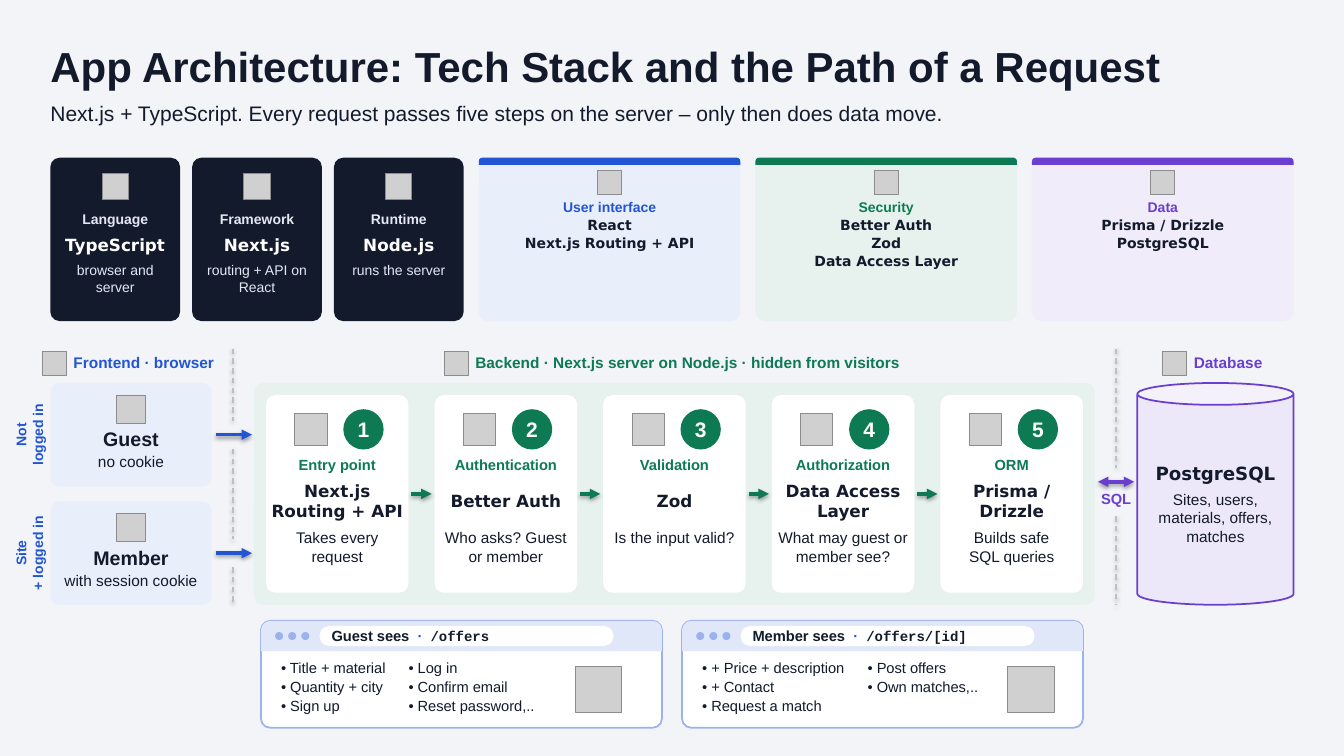
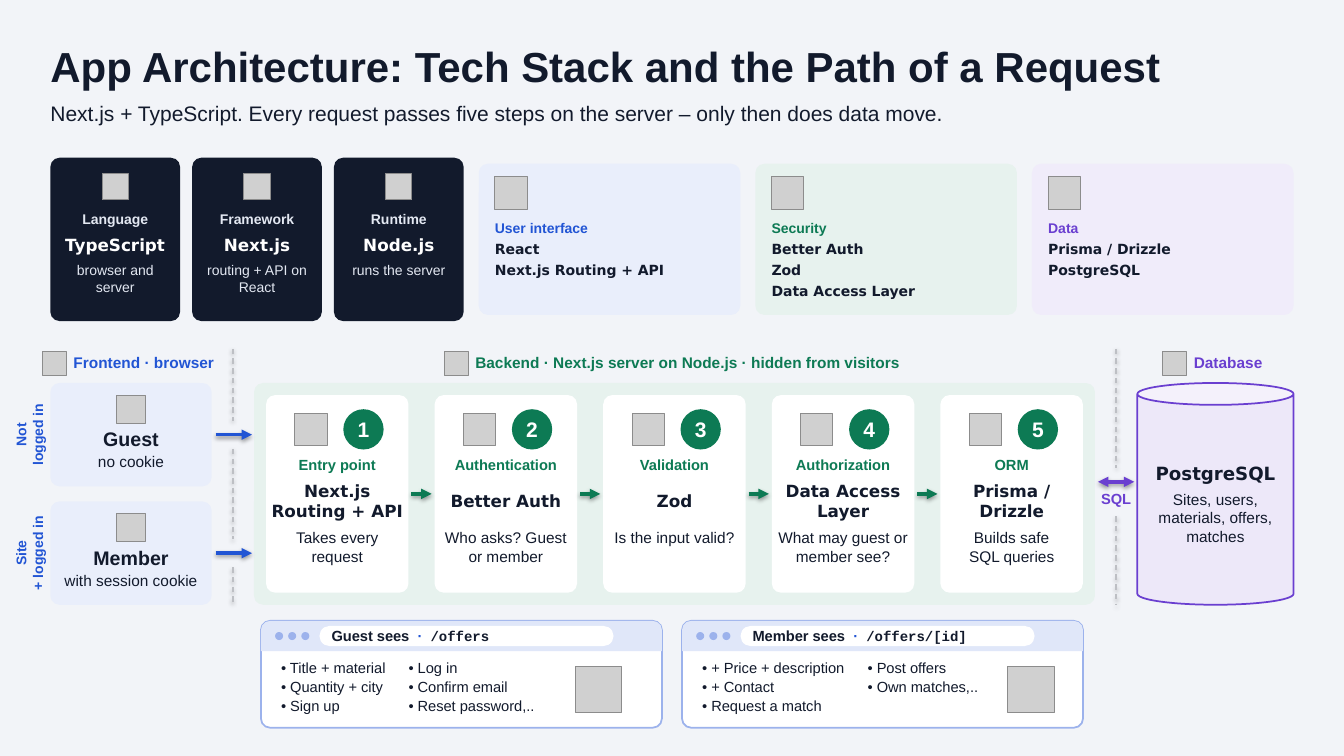
Before and after one commit to lu4k87/__project_applied_research, a slide deck: slide 1 of Praesentation/folien/App-Architecture-EN.pptx. Drawn at 1344x756 pixels with LibreOffice and Linux fonts; fonts in the diff are those of the drawing; grey boxes stand for pictures; background and template pictures are left out. Boxes give left, top, right and bottom in pixels: in the first picture for what was removed or moved away, otherwise in the second. Text is boxed around its words. In the diff, an @@ line names an element or a change of style, - is before the commit and + after.

```diff
--- a/Praesentation/folien/App-Architecture-EN.pptx
+++ b/Praesentation/folien/App-Architecture-EN.pptx
@@ rounded rectangle: place and size @@
-rounded rectangle at <box>479,157,740,321</box>
+rounded rectangle at <box>479,163,740,315</box>
@@ round same rect removed at <box>479,157,740,164</box> @@
@@ picture: place and size @@
-picture at <box>598,170,622,195</box>
+picture at <box>495,176,527,209</box>
@@ rounded rectangle: place and size @@
-rounded rectangle at <box>755,157,1016,321</box>
+rounded rectangle at <box>755,163,1016,315</box>
@@ round same rect removed at <box>755,157,1016,164</box> @@
@@ picture: place and size @@
-picture at <box>874,170,898,195</box>
+picture at <box>771,176,804,209</box>
@@ proportions changed in 3 elements at <box>479,163,740,315</box>, <box>755,163,1016,315</box>, <box>1032,163,1294,315</box> @@
@@ rounded rectangle: place and size @@
-rounded rectangle at <box>1032,157,1294,321</box>
+rounded rectangle at <box>1032,163,1294,315</box>
@@ round same rect removed at <box>1032,157,1294,164</box> @@
@@ picture: place and size @@
-picture at <box>1151,170,1176,195</box>
+picture at <box>1049,176,1081,209</box>
@@ text "User interface": place and size @@
-text "User interface" at <box>525,202,694,251</box>
+text "User interface" at <box>495,243,664,278</box>
@@ text "Security": place and size @@
-text "Security" at <box>814,202,958,269</box>
+text "Security" at <box>772,223,915,299</box>
@@ alignment centre to left; more space between paragraphs in 3 elements at <box>495,243,664,278</box>, <box>772,223,915,299</box>, <box>1048,223,1171,278</box> @@
@@ text "Data": place and size @@
-text "Data" at <box>1101,202,1224,251</box>
+text "Data" at <box>1048,223,1171,278</box>
```
Also in this commit, not shown: 4 other files.
